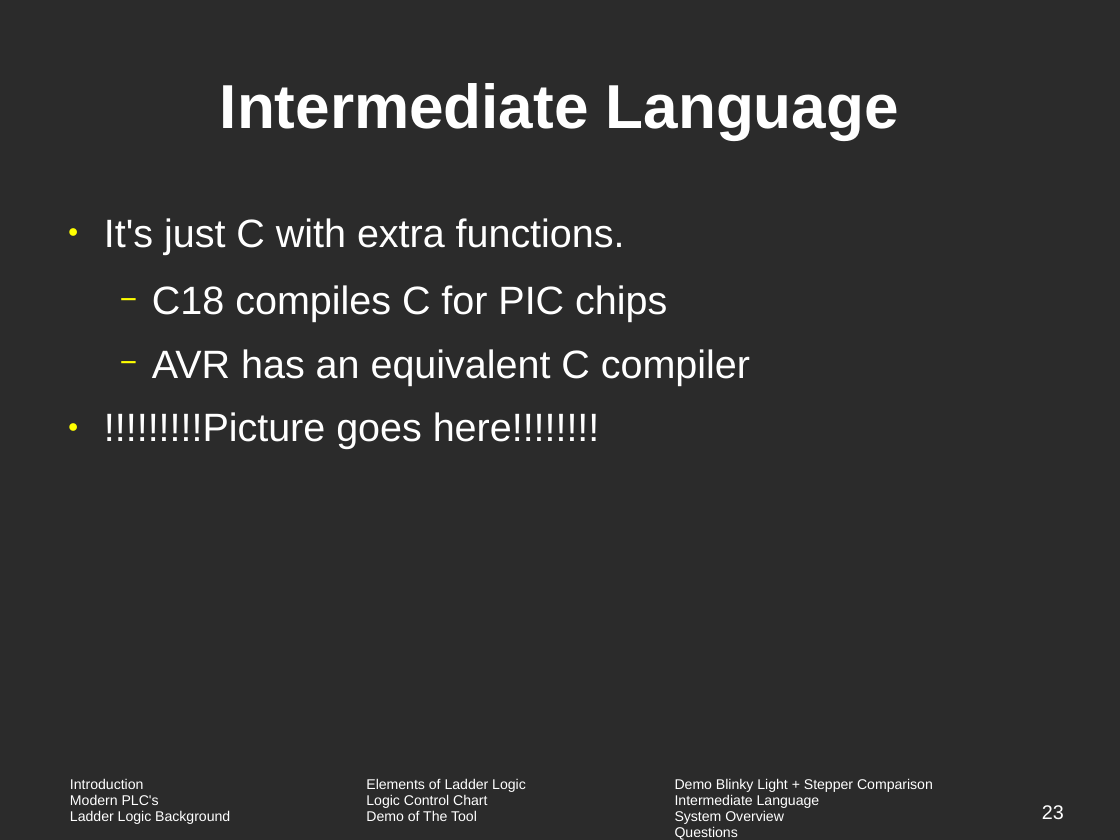
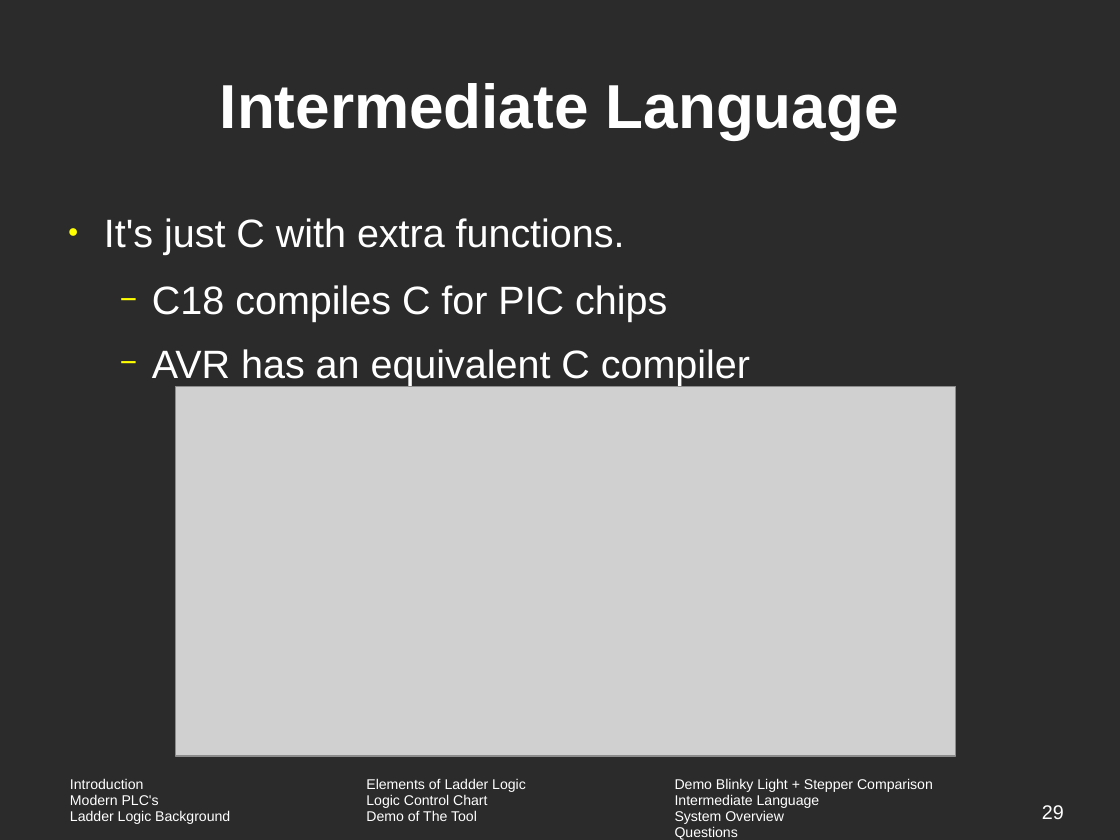
Before and after one commit to vortex-5/plcthesis, a slide deck: slide 29 of presentation/defense.odp (slide 23 before the commit). Drawn at 1120x840 pixels with LibreOffice and Linux fonts; fonts in the diff are those of the drawing; grey boxes stand for pictures; background and template pictures are left out; a plain dark background stands for a picture behind light text. Boxes give left, top, right and bottom in pixels: in the first picture for what was removed or moved away, otherwise in the second. Text is boxed around its words. In the diff, an @@ line names an element or a change of style, - is before the commit and + after.

```diff
--- a/presentation/defense.odp
+++ b/presentation/defense.odp
@@ picture added at [176,386,956,756] @@
@@ text at [104,412,600,449]: paragraph removed @@
-● !!!!!!!!!Picture goes here!!!!!!!!
@@ page number at [1042,805,1064,819]: text changed @@
-23
+29
```
Also in this commit, not shown: 14 slides added, 2 other files.
